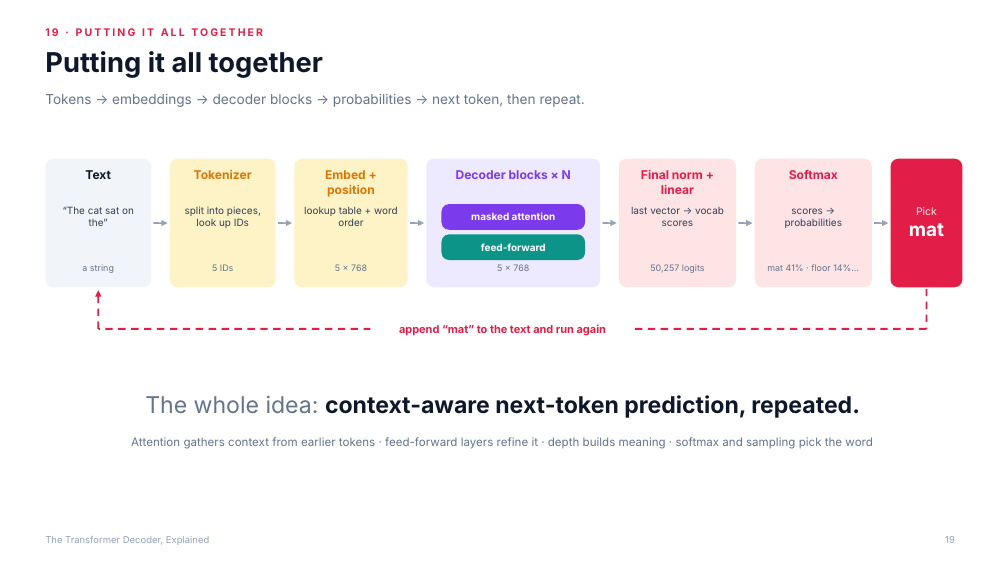
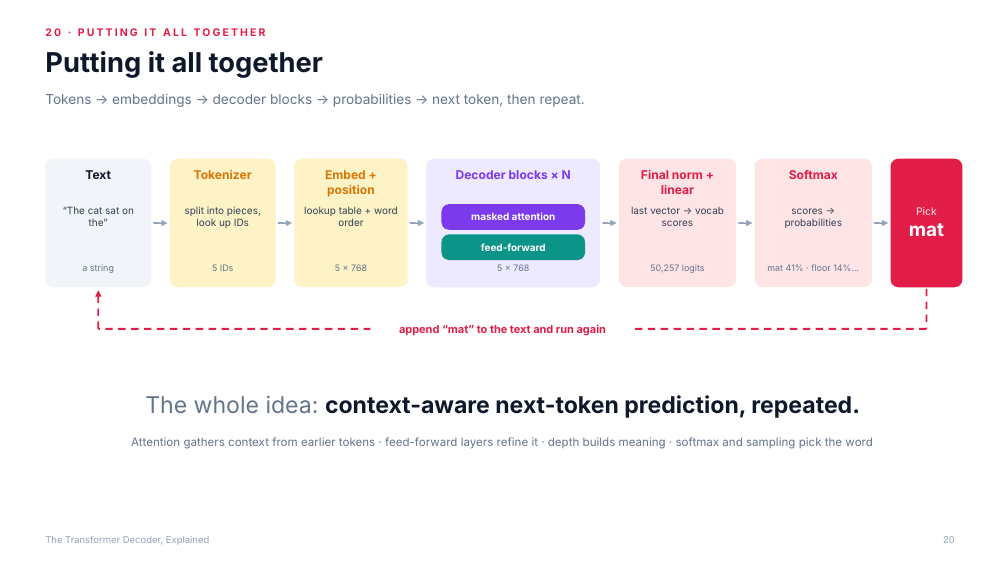
Before and after one commit to altafr/transformer, a slide deck: slide 20 of slides/transformer-decoder-explained.pptx (slide 19 before the commit). Drawn at 1008x567 pixels with LibreOffice and Linux fonts; fonts in the diff are those of the drawing. Boxes give left, top, right and bottom in pixels: in the first picture for what was removed or moved away, otherwise in the second. Text is boxed around its words. In the diff, an @@ line names an element or a change of style, - is before the commit and + after.

```diff
--- a/slides/transformer-decoder-explained.pptx
+++ b/slides/transformer-decoder-explained.pptx
@@ text at box(45, 28, 266, 36): text changed @@
-19 · PUTTING IT ALL TOGETHER
+20 · PUTTING IT ALL TOGETHER
@@ page number at box(943, 536, 955, 543): text changed @@
-19
+20
```
Also in this commit, not shown: 18 other slides changed, 1 slide added, 2 other files.
